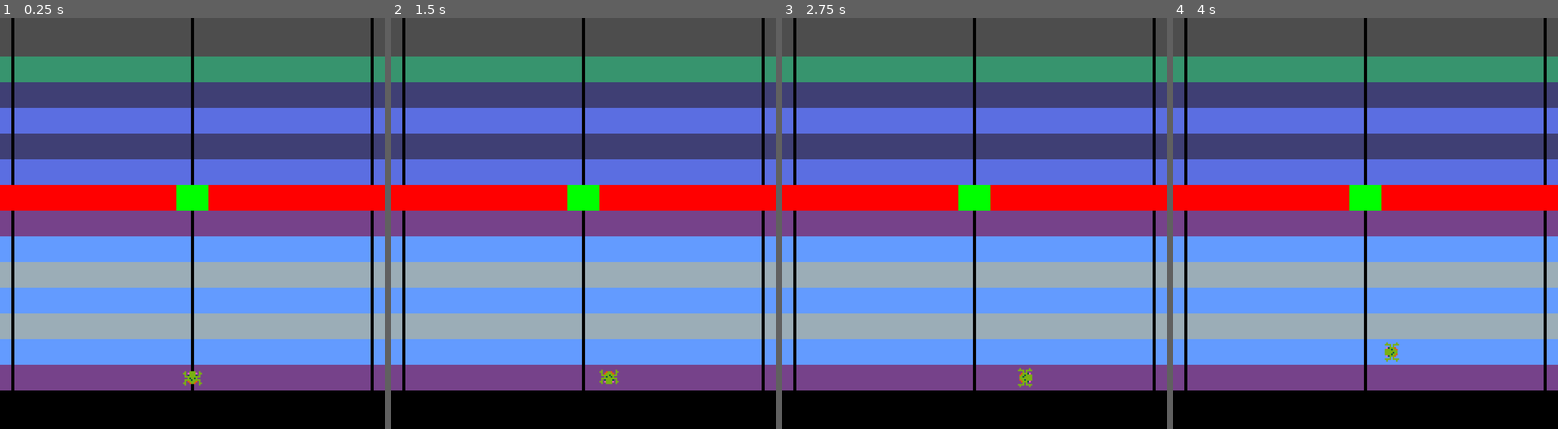
Above: before the commit, frames 1-4 (left to right).
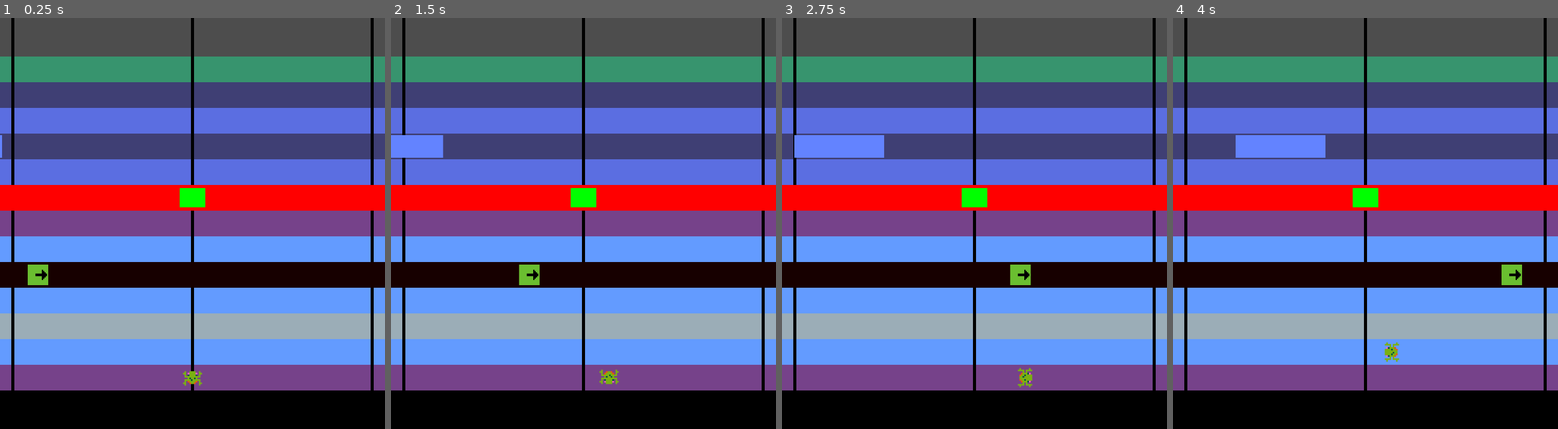
Above: after the commit, the same moments.

Repository: splinecraft/frogger
Game: Godot game, scene res://frogger_gym.tscn
Two runs of this game, one before a commit and one after it. Both use one fixed random seed, a clock stepped at 60 frames per second and the inputs below.
Inputs:
- Up to frame 1 (0.25 s): no input
- Up to frame 2 (1.5 s): hold Right (right) 0.53-1.28 s; hold S (down) from 1.28 s (still down)
- Up to frame 3 (2.75 s): release S (down) at 2.03 s; hold Right (right) from 2.03 s (still down)
- Up to frame 4 (4 s): release Right (right) at 2.78 s; hold Up (up) 2.78-3.53 s; hold A (left) from 3.53 s (still down)

The runs differ from the first frame. In frame 1, 6.3% of the frame differs, in the area x 0-100%, y 28-66%; in frame 2, 7.1%; in frame 3, 7.6%; in frame 4, 7.6%.

Commit message:
basic lane implementation, car test

Diff:
--- /dev/null
+++ b/assets/car.tscn
@@ -0,0 +1,18 @@
+[gd_scene load_steps=4 format=3 uid="uid://dt0mssnokv163"]
+
+[ext_resource type="Script" uid="uid://bqt2yjfb8c42q" path="res://car.gd" id="1_ho5m3"]
+[ext_resource type="Texture2D" uid="uid://dfvg4a17geh61" path="res://content/temp_frog.png" id="2_2d0ee"]
+
+[sub_resource type="RectangleShape2D" id="RectangleShape2D_npdvv"]
+size = Vector2(14, 12)
+
+[node name="Car" type="CharacterBody2D" groups=["Enemy"]]
+script = ExtResource("1_ho5m3")
+
+[node name="Sprite2D" type="Sprite2D" parent="."]
+rotation = 1.5707964
+scale = Vector2(0.8, 0.8)
+texture = ExtResource("2_2d0ee")
+
+[node name="CollisionShape2D" type="CollisionShape2D" parent="."]
+shape = SubResource("RectangleShape2D_npdvv")
--- a/assets/frog.gd
+++ b/assets/frog.gd
@@ -1,6 +1,7 @@
 extends CharacterBody2D
 
 @onready var frog_sprite: AnimatedSprite2D = $FrogSprite
+@onready var area_2d: Area2D = $Area2D
 
 const JUMP_TIME := 0.1
 const STEP := 16
@@ -8,6 +9,10 @@
 var is_moving := false
 var target_pos: Vector2
 var jump_tween: Tween
+
+func _ready() -> void:
+	area_2d.body_entered.connect(_on_body_entered)
+
 
 func _process(delta: float) -> void:
 	if is_moving:
@@ -60,3 +65,12 @@
 func _on_jump_finished():
 	is_moving = false
 	frog_sprite.play("idle")
+
+func _on_body_entered(body):
+	if body.is_in_group("Enemy"):
+		print("run over!")
+
+
+
+func apply_lane_motion(motion: Vector2):
+	global_position += motion
--- a/assets/frog.tscn
+++ b/assets/frog.tscn
@@ -30,9 +30,8 @@
 "speed": 5.0
 }]
 
-[sub_resource type="CapsuleShape2D" id="CapsuleShape2D_5i15e"]
-radius = 8.0
-height = 16.0
+[sub_resource type="RectangleShape2D" id="RectangleShape2D_5i15e"]
+size = Vector2(10, 10)
 
 [node name="Frog" type="CharacterBody2D"]
 script = ExtResource("1_fys16")
@@ -44,4 +43,11 @@
 autoplay = "idle"
 
 [node name="CollisionShape2D" type="CollisionShape2D" parent="."]
-shape = SubResource("CapsuleShape2D_5i15e")
+position = Vector2(0, 1)
+shape = SubResource("RectangleShape2D_5i15e")
+
+[node name="Area2D" type="Area2D" parent="."]
+
+[node name="CollisionShape2D2" type="CollisionShape2D" parent="Area2D"]
+position = Vector2(0, 1)
+shape = SubResource("RectangleShape2D_5i15e")
--- /dev/null
+++ b/assets/mover.tscn
@@ -0,0 +1,29 @@
+[gd_scene load_steps=3 format=3 uid="uid://dqluyffl4krev"]
+
+[ext_resource type="Script" uid="uid://d2h080bkdhuee" path="res://mover.gd" id="1_xk1l1"]
+
+[sub_resource type="RectangleShape2D" id="RectangleShape2D_t0ouw"]
+size = Vector2(52, 10)
+
+[node name="Mover" type="Node2D"]
+script = ExtResource("1_xk1l1")
+velocity = Vector2(25, 0)
+
+[node name="ColorRect" type="ColorRect" parent="."]
+anchors_preset = 8
+anchor_left = 0.5
+anchor_top = 0.5
+anchor_right = 0.5
+anchor_bottom = 0.5
+offset_left = -28.0
+offset_top = -7.0
+offset_right = 28.0
+offset_bottom = 7.0
+grow_horizontal = 2
+grow_vertical = 2
+color = Color(0.3882353, 0.5137255, 1, 1)
+
+[node name="SafeArea" type="Area2D" parent="."]
+
+[node name="CollisionShape2D" type="CollisionShape2D" parent="SafeArea"]
+shape = SubResource("RectangleShape2D_t0ouw")
--- /dev/null
+++ b/car.gd
@@ -0,0 +1,5 @@
+extends CharacterBody2D
+
+
+func apply_lane_motion(motion):
+	global_position += motion
--- /dev/null
+++ b/components/movement_component.gd
@@ -0,0 +1,9 @@
+class_name MovementComponent
+extends Node
+
+@export var actor: Node2D
+@export var velocity: Vector2
+
+
+func _process(delta: float) -> void:
+	actor.translate(velocity * delta)
--- /dev/null
+++ b/components/movement_component.tscn
@@ -0,0 +1,6 @@
+[gd_scene load_steps=2 format=3 uid="uid://s2j14ocrbeu1"]
+
+[ext_resource type="Script" uid="uid://e5vxkime7hvw" path="res://components/movement_component.gd" id="1_3uaqq"]
+
+[node name="MovementComponent" type="Node"]
+script = ExtResource("1_3uaqq")
--- a/frogger_gym.gd
+++ b/frogger_gym.gd
@@ -3,7 +3,9 @@
 @onready var frog: CharacterBody2D = $Frog
 @onready var death_area: Area2D = $DeathArea
 @onready var safe_area: Area2D = $SafeArea
+@onready var mover: Mover = $Mover
 
+@onready var lane: Area2D = $Lane
 
 var in_water : bool = false
 var on_platform : bool = false
@@ -14,12 +16,17 @@
 	death_area.body_exited.connect(_in_water.bind(false))
 	safe_area.body_entered.connect(_on_platform.bind(true))
 	safe_area.body_exited.connect(_on_platform.bind(false))
+	mover.safe_area.body_entered.connect(_on_platform.bind(true))
+	mover.safe_area.body_exited.connect(_on_platform.bind(false))
 
 
 # Called every frame. 'delta' is the elapsed time since the previous frame.
 func _process(delta: float) -> void:
 	if in_water and not on_platform:
 		print("dead!")
+	lane.apply_lane_motion(delta)
+
+
 
 
 func _in_water(body, state) -> void:
--- a/frogger_gym.tscn
+++ b/frogger_gym.tscn
@@ -1,17 +1,23 @@
-[gd_scene load_steps=8 format=3 uid="uid://b83ov23vrpvj5"]
+[gd_scene load_steps=12 format=3 uid="uid://b83ov23vrpvj5"]
 
 [ext_resource type="PackedScene" uid="uid://ber283x8u6ura" path="res://assets/frog.tscn" id="1_fedk0"]
 [ext_resource type="Script" uid="uid://b0c4fqqhe351e" path="res://frogger_gym.gd" id="1_jt4di"]
 [ext_resource type="Texture2D" uid="uid://bc47drgrupljn" path="res://content/level_guide.png" id="2_jt4di"]
+[ext_resource type="Script" uid="uid://ymycjcb8v5yf" path="res://lane.gd" id="4_hjc2u"]
 [ext_resource type="Script" uid="uid://cxv2f2h2d0pft" path="res://death_area.gd" id="4_hqt0o"]
+[ext_resource type="PackedScene" uid="uid://dt0mssnokv163" path="res://assets/car.tscn" id="5_5m07v"]
+[ext_resource type="PackedScene" uid="uid://dqluyffl4krev" path="res://assets/mover.tscn" id="5_kddss"]
 
 [sub_resource type="WorldBoundaryShape2D" id="WorldBoundaryShape2D_fedk0"]
 
 [sub_resource type="RectangleShape2D" id="RectangleShape2D_kddss"]
 size = Vector2(240, 12)
 
+[sub_resource type="RectangleShape2D" id="RectangleShape2D_5m07v"]
+size = Vector2(296, 12)
+
 [sub_resource type="RectangleShape2D" id="RectangleShape2D_hqt0o"]
-size = Vector2(20, 12)
+size = Vector2(12, 10)
 
 [node name="Gym" type="Node2D"]
 script = ExtResource("1_jt4di")
@@ -21,25 +27,6 @@
 texture = ExtResource("2_jt4di")
 
 [node name="WorldBoundaries" type="Node" parent="."]
-
-[node name="WorldBoundaryLeft" type="StaticBody2D" parent="WorldBoundaries"]
-position = Vector2(-13, 221)
-rotation = -1.5707964
-
-[node name="CollisionShape2D" type="CollisionShape2D" parent="WorldBoundaries/WorldBoundaryLeft"]
-position = Vector2(96.5, 10.999998)
-rotation = 3.1415925
-shape = SubResource("WorldBoundaryShape2D_fedk0")
-
-[node name="WorldBoundaryRight" type="StaticBody2D" parent="WorldBoundaries"]
-position = Vector2(231, 221)
-rotation = -1.5707964
-
-[node name="CollisionShape2D" type="CollisionShape2D" parent="WorldBoundaries/WorldBoundaryRight"]
-position = Vector2(96.5, 10.999998)
-rotation = 3.1415925
-scale = Vector2(-1, -1)
-shape = SubResource("WorldBoundaryShape2D_fedk0")
 
 [node name="WorldBoundaryBottom" type="StaticBody2D" parent="WorldBoundaries"]
 position = Vector2(23, 223)
@@ -79,18 +66,48 @@
 [node name="CollisionShape2D" type="CollisionShape2D" parent="DeathArea"]
 shape = SubResource("RectangleShape2D_kddss")
 
-[node name="Frog" parent="." instance=ExtResource("1_fedk0")]
-position = Vector2(120, 224)
+[node name="Lane" type="Area2D" parent="."]
+position = Vector2(120, 160)
+script = ExtResource("4_hjc2u")
+speed = 50.0
+direction = Vector2(1, 0)
+
+[node name="ColorRect" type="ColorRect" parent="Lane"]
+anchors_preset = 8
+anchor_left = 0.5
+anchor_top = 0.5
+anchor_right = 0.5
+anchor_bottom = 0.5
+offset_left = -120.0
+offset_top = -8.0
+offset_right = 120.0
+offset_bottom = 8.0
+grow_horizontal = 2
+grow_vertical = 2
+color = Color(0.09019608, 0, 0, 1)
+
+[node name="CollisionShape2D" type="CollisionShape2D" parent="Lane"]
+shape = SubResource("RectangleShape2D_5m07v")
+
+[node name="Car" parent="Lane" instance=ExtResource("5_5m07v")]
+position = Vector2(-108, 0)
 
 [node name="SafeArea" type="Area2D" parent="."]
 position = Vector2(120, 112)
 
 [node name="ColorRect" type="ColorRect" parent="SafeArea"]
-offset_left = -10.0
-offset_top = -8.0
-offset_right = 10.0
-offset_bottom = 8.0
+offset_left = -8.0
+offset_top = -6.0
+offset_right = 8.0
+offset_bottom = 6.0
 color = Color(0, 1, 0, 1)
 
 [node name="CollisionShape2D" type="CollisionShape2D" parent="SafeArea"]
 shape = SubResource("RectangleShape2D_hqt0o")
+
+[node name="Mover" parent="." instance=ExtResource("5_kddss")]
+position = Vector2(-33, 80)
+
+[node name="Frog" parent="." instance=ExtResource("1_fedk0")]
+unique_name_in_owner = true
+position = Vector2(120, 224)
--- /dev/null
+++ b/lane.gd
@@ -0,0 +1,31 @@
+extends Area2D
+
+enum LaneType {SAFE, ROAD, WATER, GOAL}
+
+@export var lane_type : LaneType
+@export var speed: float = 0.0
+@export var direction: Vector2 = Vector2.ZERO
+@export var carries_frog: bool = false
+
+var bodies_in_lane : Array[Node2D] = []
+
+# Called when the node enters the scene tree for the first time.
+func _ready() -> void:
+	body_entered.connect(_on_body_entered)
+	body_exited.connect(_on_body_exited)
+
+func _on_body_entered(body):
+	bodies_in_lane.append(body)
+
+func _on_body_exited(body):
+	bodies_in_lane.erase(body)
+
+func apply_lane_motion(delta):
+	if speed == 0:
+		return
+
+	var motion = direction * speed * delta
+	for body in bodies_in_lane:
+		if body.has_method("apply_lane_motion"):
+			if carries_frog or body.name != "Frog":
+				body.apply_lane_motion(motion)
--- /dev/null
+++ b/mover.gd
@@ -0,0 +1,16 @@
+class_name Mover
+extends Node2D
+
+@export var velocity : Vector2
+@onready var safe_area: Area2D = $SafeArea
+
+
+
+# Called when the node enters the scene tree for the first time.
+func _ready() -> void:
+	pass # Replace with function body.
+
+
+# Called every frame. 'delta' is the elapsed time since the previous frame.
+func _process(delta: float) -> void:
+	self.translate(velocity * delta)
--- a/project.godot
+++ b/project.godot
@@ -22,6 +22,10 @@
 window/size/window_width_override=960
 window/size/window_height_override=1024
 window/stretch/scale=4.0
+
+[global_group]
+
+Enemy=""
 
 [input]
 
Not shown, added: car.gd.uid
Not shown, added: components/movement_component.gd.uid
Not shown, added: lane.gd.uid
Not shown, added: mover.gd.uid
